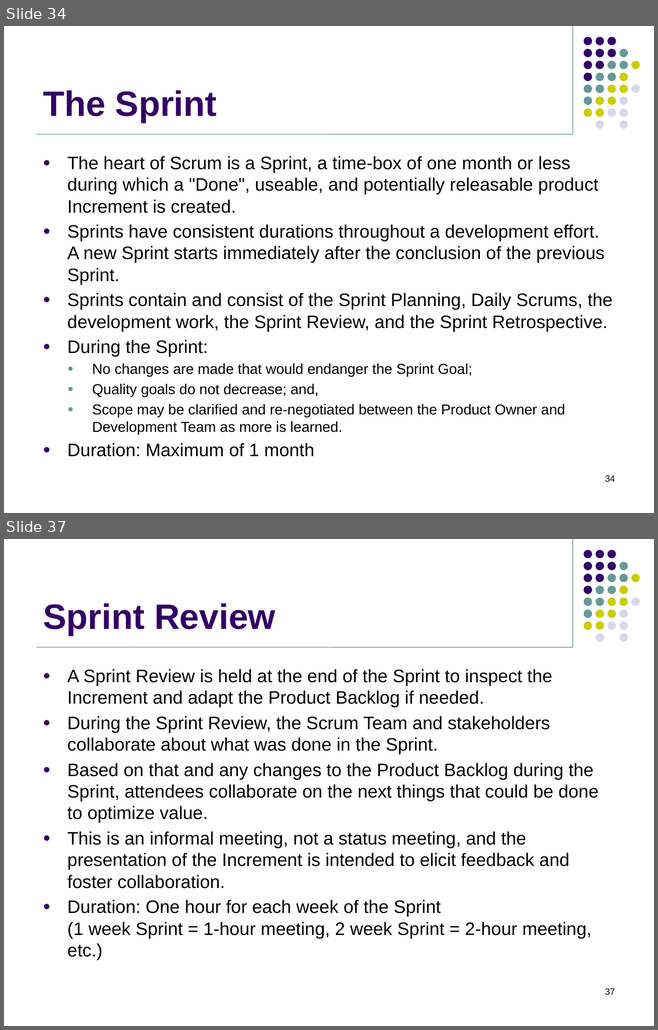
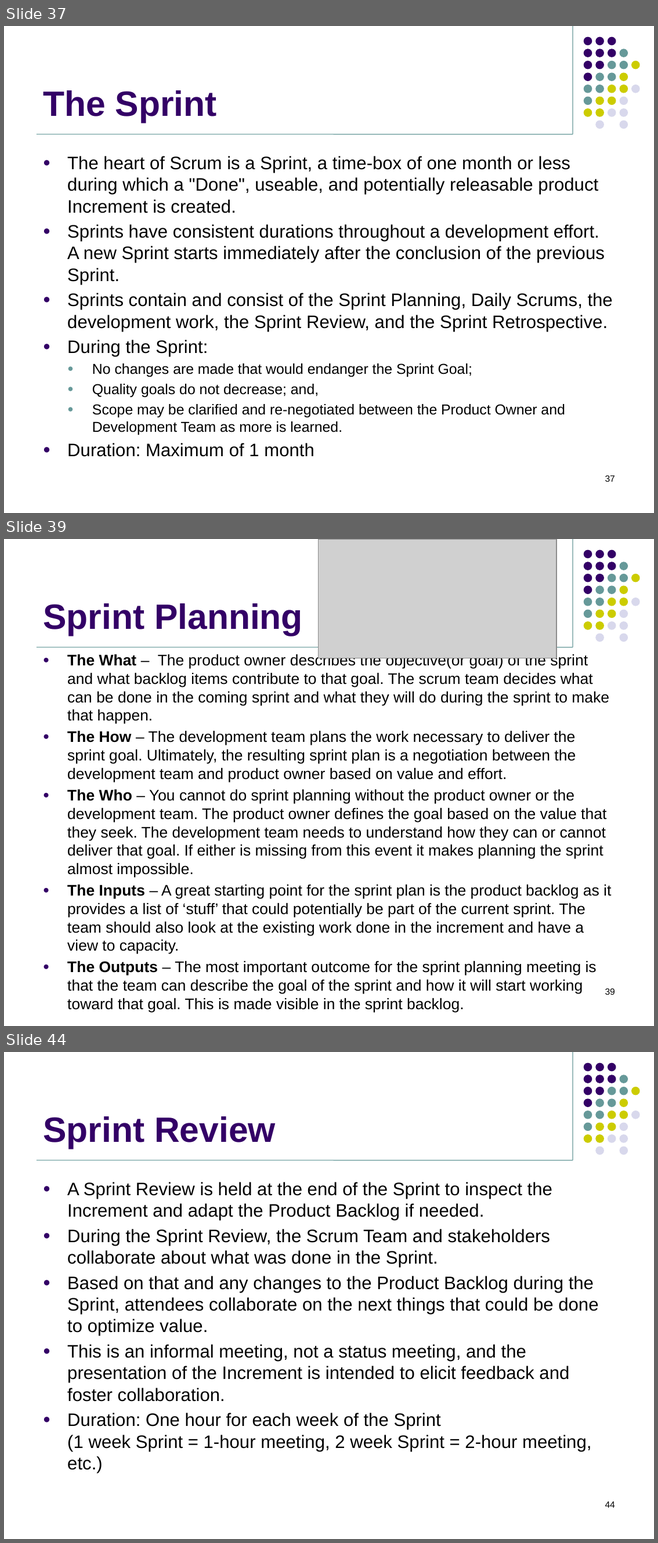
Before and after one commit to jasdhiratrevature/TrainingSlides, a slide deck: SLDC/SDLC.pptx. Shown one above the other, each under a label of ours: slides 34 and 37 before the commit, slides 37, 39 and 44 after it; the slides between them are not shown. The pictures are 658x1030 and 658x1543 pixels, drawn with LibreOffice and Linux fonts; fonts in the diff are those of the drawing; grey boxes stand for pictures; background and template pictures are left out. Boxes give left, top, right and bottom in pixels: in the first picture for what was removed or moved away, otherwise in the second. Text is boxed around its words. In the diff, an @@ line names an element or a change of style, - is before the commit and + after.

```diff
--- a/SLDC/SDLC.pptx
+++ b/SLDC/SDLC.pptx
@@ slide 39 added at bbox=[4, 539, 654, 1026], background #FFFFFF; not listed: 33 template elements that a slide beside it also shows @@
@@ picture added at bbox=[318, 539, 556, 658] @@
@@ title added at bbox=[43, 603, 303, 636], 39 pt, text #330066, bold @@
+Sprint Planning
@@ text added at bbox=[67, 654, 611, 1012], 17 pt, text #000000 @@
+● The What – The product owner describes the objective(or goal) of the sprint and what backlog items contribute to that goal. The scrum team decides what can be done in the coming sprint and what they will do during the sprint to make that happen.
+● The How – The development team plans the work necessary to deliver the sprint goal. Ultimately, the resulting sprint plan is a negotiation between the development team and product owner based on value and effort.
+● The Who – You cannot do sprint planning without the product owner or the development team. The product owner defines the goal based on the value that they seek. The development team needs to understand how they can or cannot deliver that goal. If either is missing from this event it makes planning the sprint almost impossible.
+● The Inputs – A great starting point for the sprint plan is the product backlog as it provides a list of ‘stuff’ that could potentially be part of the current sprint. The team should also look at the existing work done in the increment and have a view to capacity.
+● The Outputs – The most important outcome for the sprint planning meeting is that the team can describe the goal of the sprint and how it will start working toward that goal. This is made visible in the sprint backlog.
@@ page number added at bbox=[605, 988, 615, 995], 10 pt, text #000000 @@
+39
@@ what was slide 34 is now slide 37 @@
@@ page number at bbox=[605, 475, 615, 482]: text changed @@
-34
+37
@@ what was slide 37 is now slide 44 @@
@@ page number at bbox=[605, 1501, 615, 1508]: text changed @@
-37
+44
```
Also in this commit, not shown: 11 slides changed, 24 other slides added.
